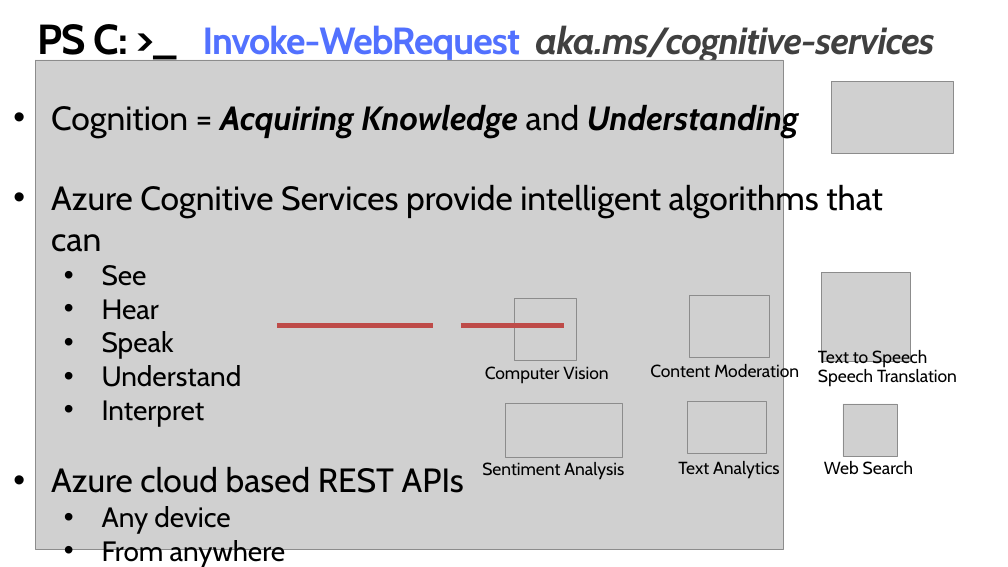
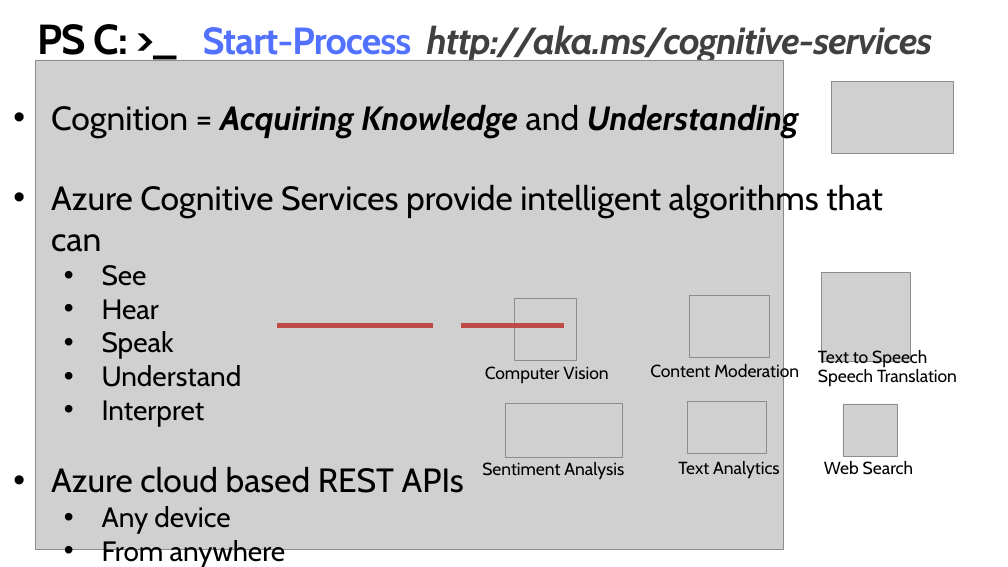
Before and after one commit to PrateekKumarSingh/Presentations, a slide deck: slide 6 of Power-of-the-Console/ppt/Power-of-the-console.pptx. Drawn at 1008x567 pixels with LibreOffice and Linux fonts; fonts in the diff are those of the drawing; grey boxes stand for pictures; background and template pictures are left out. Boxes give left, top, right and bottom in pixels: in the first picture for what was removed or moved away, otherwise in the second. Text is boxed around its words. In the diff, an @@ line names an element or a change of style, - is before the commit and + after.

```diff
--- a/Power-of-the-Console/ppt/Power-of-the-console.pptx
+++ b/Power-of-the-Console/ppt/Power-of-the-console.pptx
@@ text at bbox=[37, 24, 933, 64]: text changed @@
-PS C: >_ Invoke-WebRequest aka.ms/cognitive-services
+PS C: >_ Start-Process http://aka.ms/cognitive-services
```
Also in this commit, not shown: 1 other slide changed, 5 other files.
